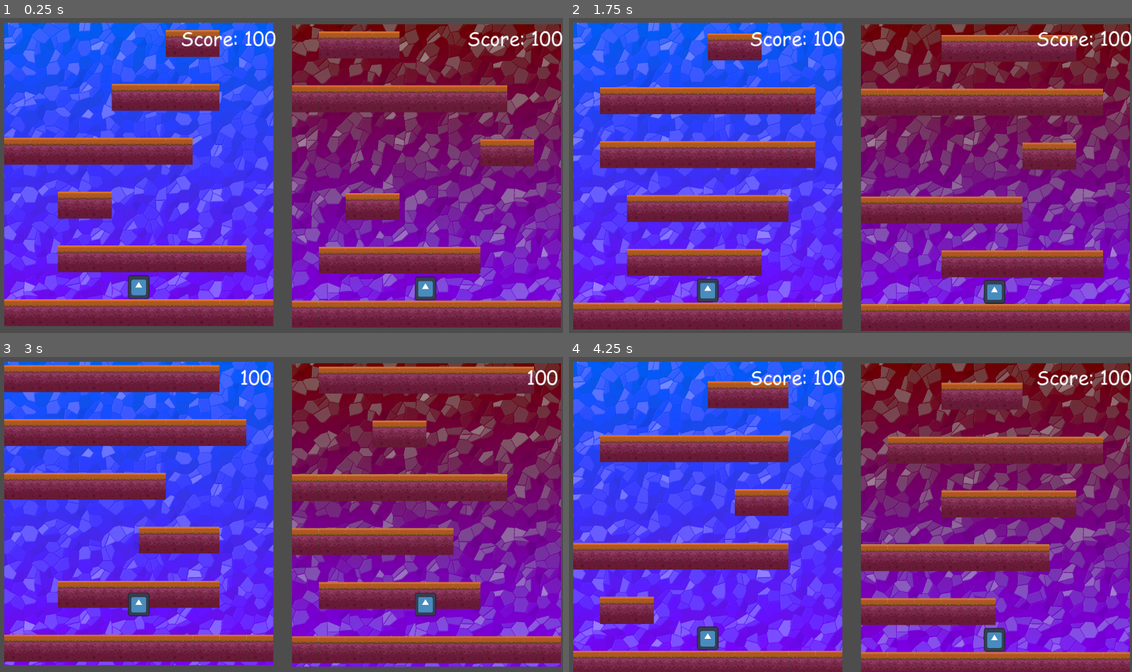
Above: before the commit, frames 1-4 (two rows, left to right).
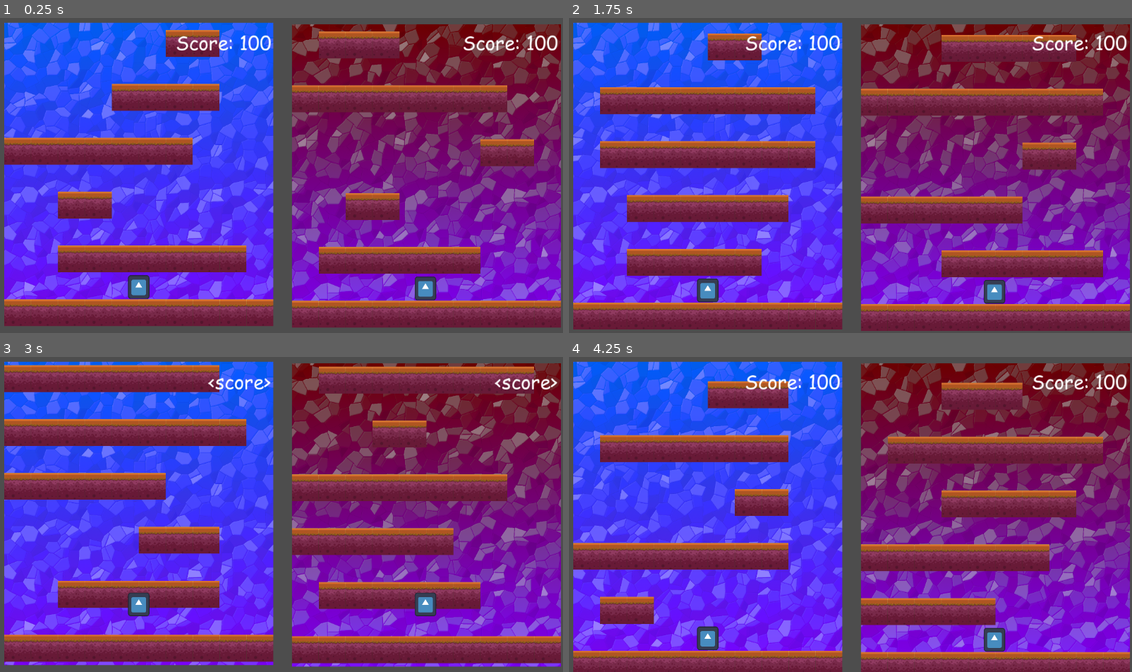
Above: after the commit, the same moments.

Repository: LegacyMD/xd_tower
Game: Godot game, scene res://scenes/root_scene.tscn
The game is run twice, just before and just after one commit, with the same random seed, the same clock (stepped at 60 frames per second) and the same inputs. The engine's default icon, where the game draws it, is replaced by a stand-in: a white triangle on a blue panel in a dark square.
Inputs:
- Up to frame 1 (0.25 s): no input
- Up to frame 2 (1.75 s): hold R 0.53-1.28 s; tap R at 1.35 s
- Up to frame 3 (3 s): hold R 2.03-2.78 s; tap R at 2.85 s
- Up to frame 4 (4.25 s): hold R from 3.53 s (still down)

The runs differ from the first frame. In frame 1, 1.0% of the frame differs, in the area x 31-100%, y 4-11%; in frame 2, 1.0%; in frame 3, 0.6%; in frame 4, 1.0%.

Commit message:
Fix position of side walls and score label

Diff:
--- a/scenes/player_view.tscn
+++ b/scenes/player_view.tscn
@@ -10,7 +10,7 @@
 size = Vector2(964.211, 176.711)
 
 [sub_resource type="RectangleShape2D" id="RectangleShape2D_8ajvc"]
-size = Vector2(11, 843)
+size = Vector2(11, 3710)
 
 [node name="PlayerView" type="Node2D"]
 script = ExtResource("1_hdgho")
@@ -33,13 +33,13 @@
 shape = SubResource("RectangleShape2D_d1cn2")
 
 [node name="ScoreLabel" type="Label" parent="."]
-offset_left = 88.0
-offset_top = -316.0
-offset_right = 280.0
-offset_bottom = -259.0
+offset_left = -270.0
+offset_top = -307.0
+offset_right = 279.0
+offset_bottom = -250.0
 theme_override_fonts/font = ExtResource("3_3bjkn")
 theme_override_font_sizes/font_size = 40
-text = "100"
+text = "<score>"
 horizontal_alignment = 2
 script = ExtResource("4_25gyq")
 
@@ -51,7 +51,7 @@
 collision_mask = 0
 
 [node name="CollisionShape2D" type="CollisionShape2D" parent="LeftWall"]
-position = Vector2(-287.5, 6.5)
+position = Vector2(-287.5, -759)
 shape = SubResource("RectangleShape2D_8ajvc")
 
 [node name="RightWall" type="StaticBody2D" parent="."]
@@ -60,7 +60,8 @@
 collision_mask = 0
 
 [node name="CollisionShape2D" type="CollisionShape2D" parent="RightWall"]
-position = Vector2(-264, 0)
+position = Vector2(-264, -668)
+scale = Vector2(0.939083, 7.31806)
 shape = SubResource("RectangleShape2D_8ajvc")
 
 [connection signal="body_entered" from="Area2D" to="." method="_on_area_2d_body_entered"]
